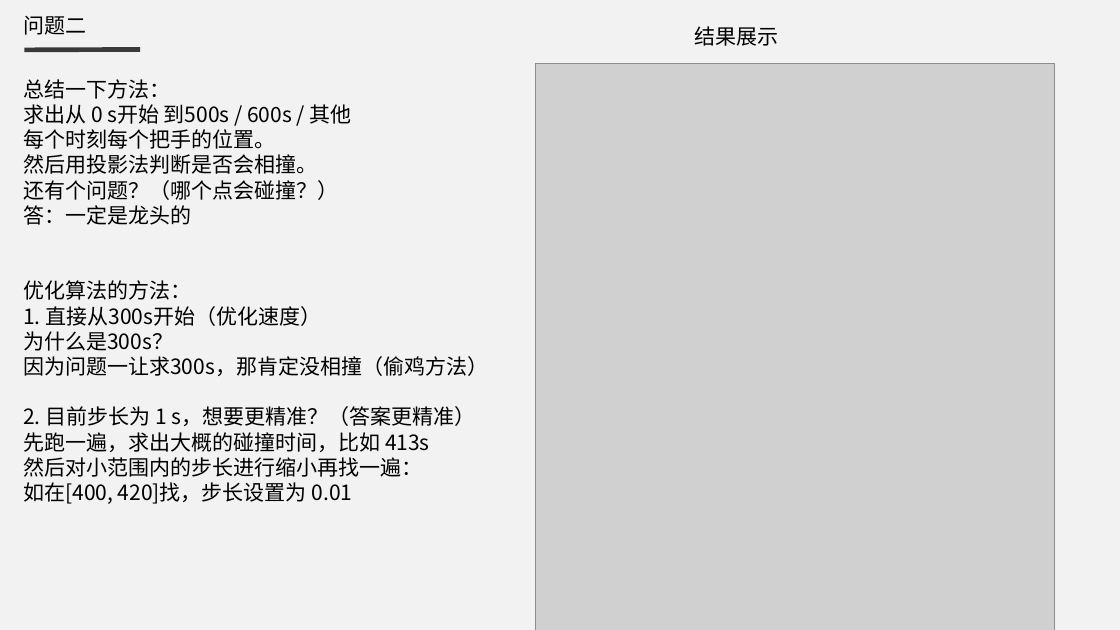
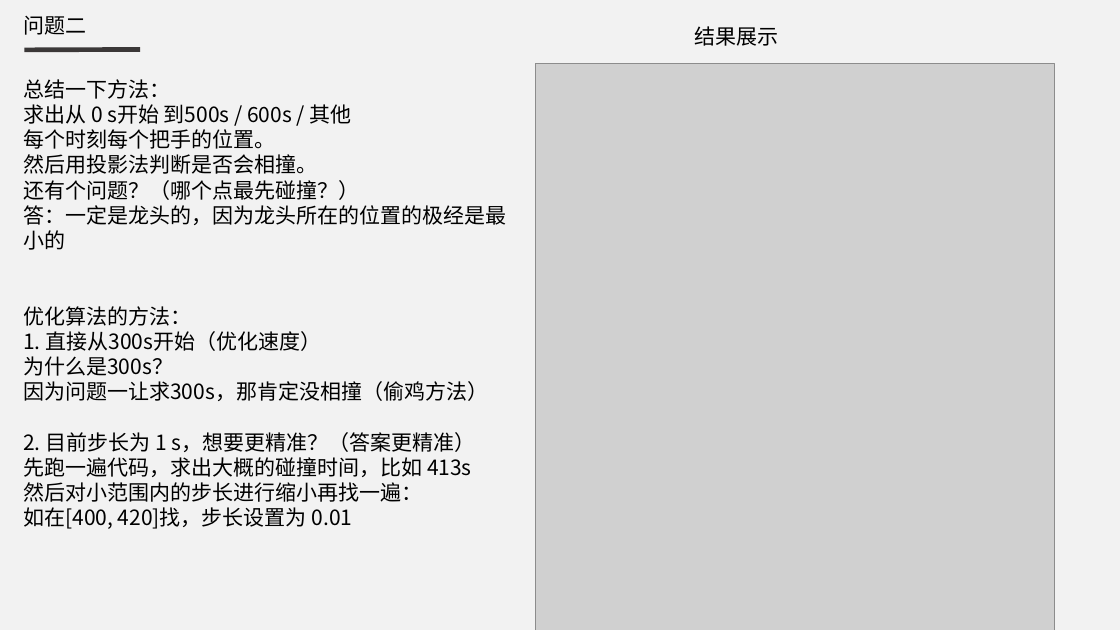
Before and after one commit to tanrun0/school_homework_code, a slide deck: slide 11 of 大数据导论/2024年国赛A题/2024国赛A题.pptx. Drawn at 1120x630 pixels with LibreOffice and Linux fonts; fonts in the diff are those of the drawing; grey boxes stand for pictures. Boxes give left, top, right and bottom in pixels: in the first picture for what was removed or moved away, otherwise in the second. Text is boxed around its words. In the diff, an @@ line names an element or a change of style, - is before the commit and + after.

```diff
--- a/大数据导论/2024年国赛A题/2024国赛A题.pptx
+++ b/大数据导论/2024年国赛A题/2024国赛A题.pptx
@@ text at (23, 180, 506, 250): text changed @@
-还有个问题？（哪个点会碰撞？）
-答：一定是龙头的
+还有个问题？（哪个点最先碰撞？）
+答：一定是龙头的，因为龙头所在的位置的极经是最小的
@@ text at (23, 457, 472, 477): text changed @@
-先跑一遍，求出大概的碰撞时间，比如 413s
+先跑一遍代码，求出大概的碰撞时间，比如 413s
```
Also in this commit, not shown: 9 other slides changed.
